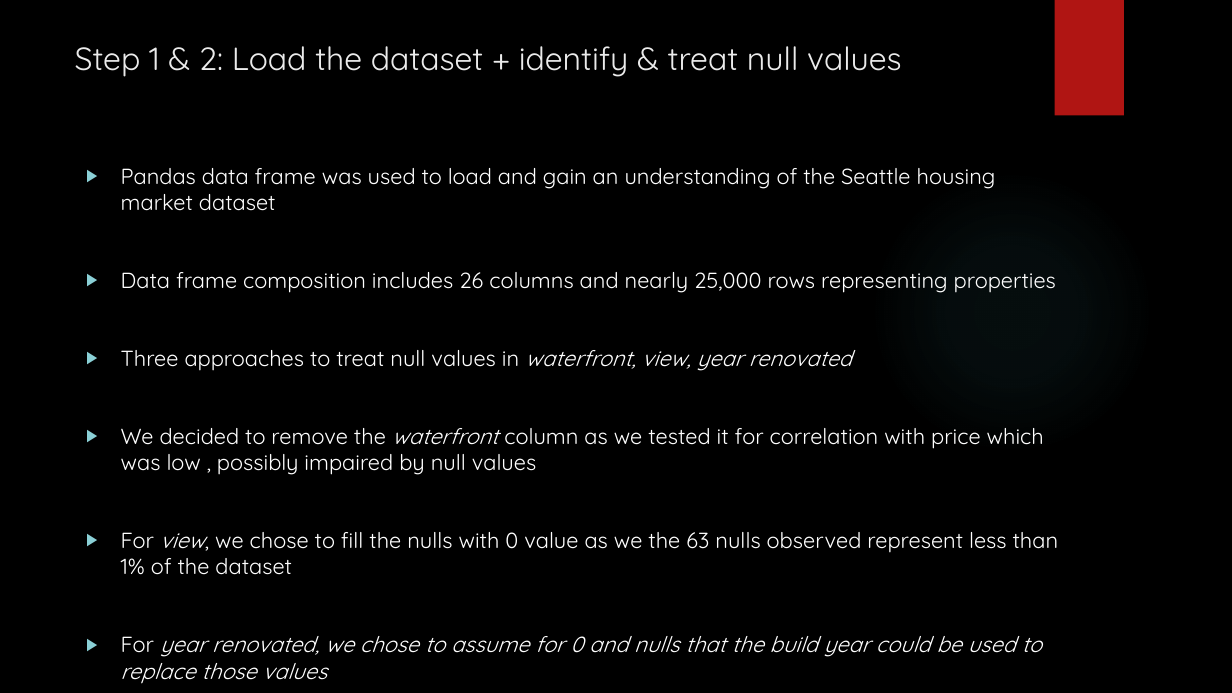
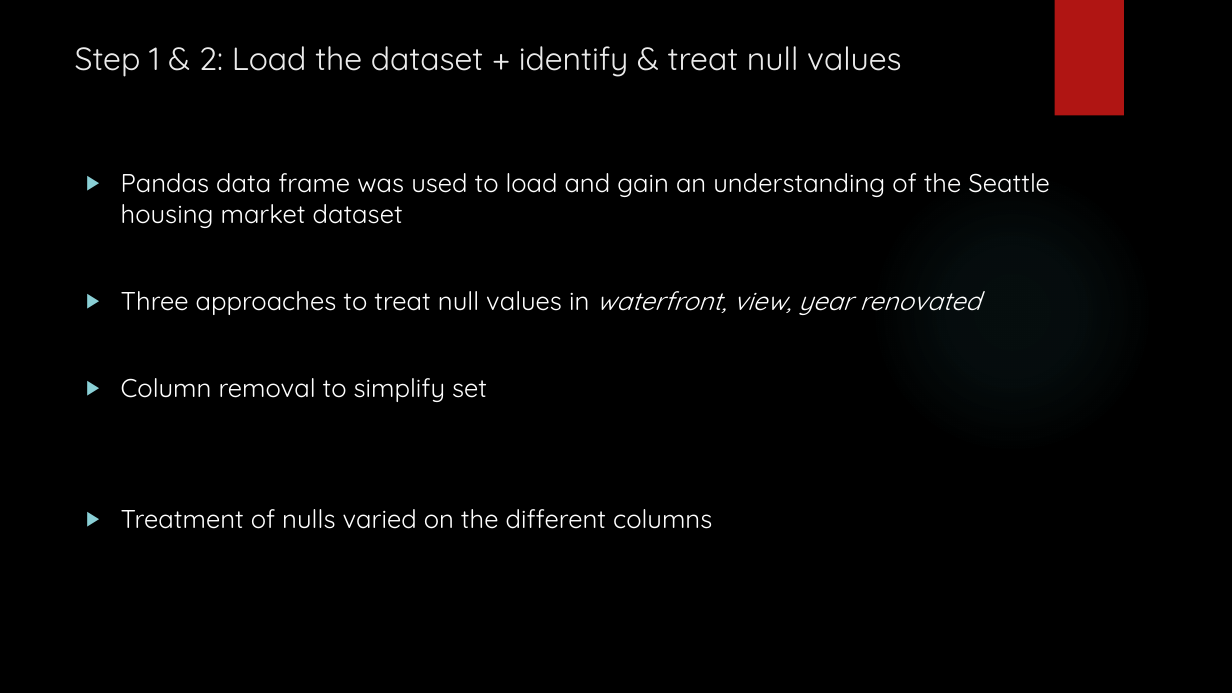
Before and after one commit to Silkways/Seattlers, a slide deck: slide 4 of Flatiron_Mod_1_Slides.pptx. Drawn at 1232x693 pixels with LibreOffice and Linux fonts; fonts in the diff are those of the drawing; background and template pictures are left out. Boxes give left, top, right and bottom in pixels: in the first picture for what was removed or moved away, otherwise in the second. Text is boxed around its words. In the diff, an @@ line names an element or a change of style, - is before the commit and + after.

```diff
--- a/Flatiron_Mod_1_Slides.pptx
+++ b/Flatiron_Mod_1_Slides.pptx
@@ text at bbox=[121, 173, 1050, 315]: size 17 to 20 pt in "Pandas data frame was used to load ...", "Three approaches to treat null values in ..." @@
@@ text at bbox=[121, 272, 1056, 293]: paragraph removed @@
-▶ Data frame composition includes 26 columns and nearly 25,000 rows representing properties
@@ text at bbox=[121, 378, 712, 529]: text changed; size 17 to 20 pt @@
-▶ We decided to remove the waterfront column as we tested it for correlation with price which was low , possibly impaired by null values
-▶ For view, we chose to fill the nulls with 0 value as we the 63 nulls observed represent less than 1% of the dataset
-▶ For year renovated, we chose to assume for 0 and nulls that the build year could be used to replace those values
+▶ Column removal to simplify set
+▶ Treatment of nulls varied on the different columns
```
Also in this commit, not shown: 6 other slides changed, 1 other file.
